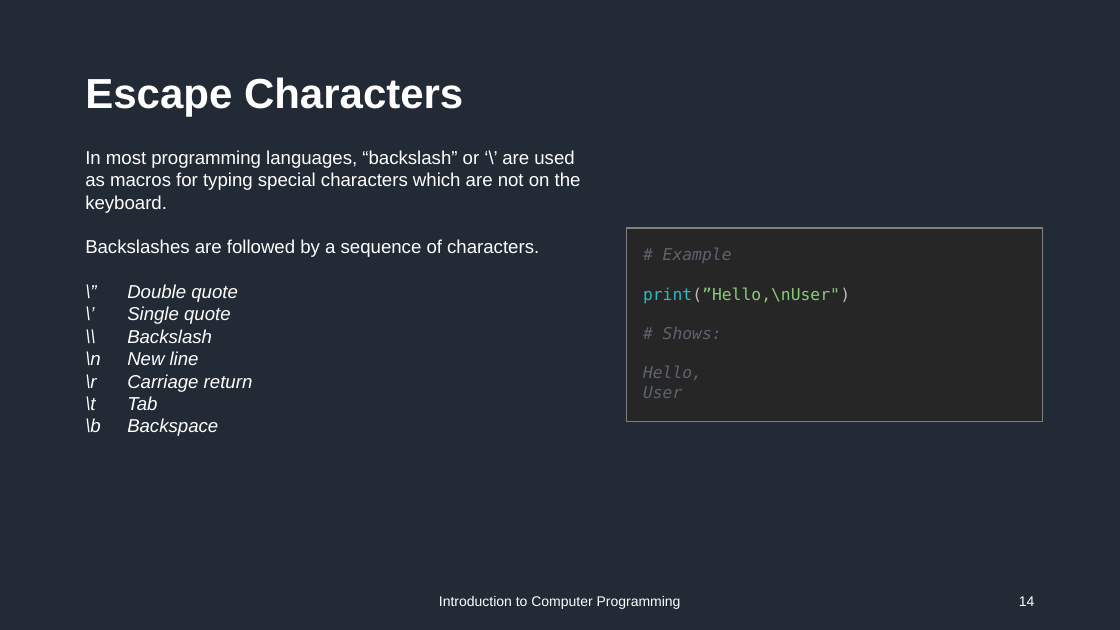
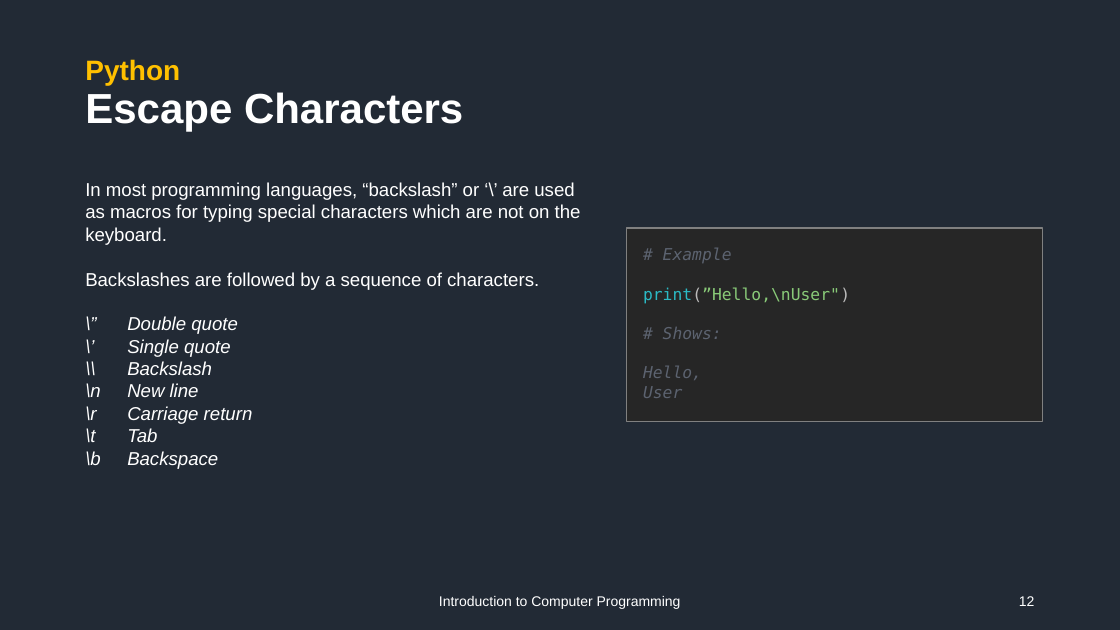
Before and after one commit to vtneil/course-comp101, a slide deck: slide 12 of ppt/Week01_Introduction.pptx (slide 14 before the commit). Drawn at 1120x630 pixels with LibreOffice and Linux fonts; fonts in the diff are those of the drawing. Boxes give left, top, right and bottom in pixels: in the first picture for what was removed or moved away, otherwise in the second. Text is boxed around its words. In the diff, an @@ line names an element or a change of style, - is before the commit and + after.

```diff
--- a/ppt/Week01_Introduction.pptx
+++ b/ppt/Week01_Introduction.pptx
@@ title at (85, 59, 463, 131): text changed @@
-Escape Characters
+Python
+Escape Characters
@@ text "In most programming languages, “backslash” ...": place and size @@
-text "In most programming languages, “backslash” ..." at (85, 150, 581, 436)
+text "In most programming languages, “backslash” ..." at (85, 182, 581, 469)
@@ page number at (1019, 596, 1035, 606): text changed @@
-14
+12
```
Also in this commit, not shown: 5 other slides changed, 4 slides added, 2 slides removed, 17 other files.
